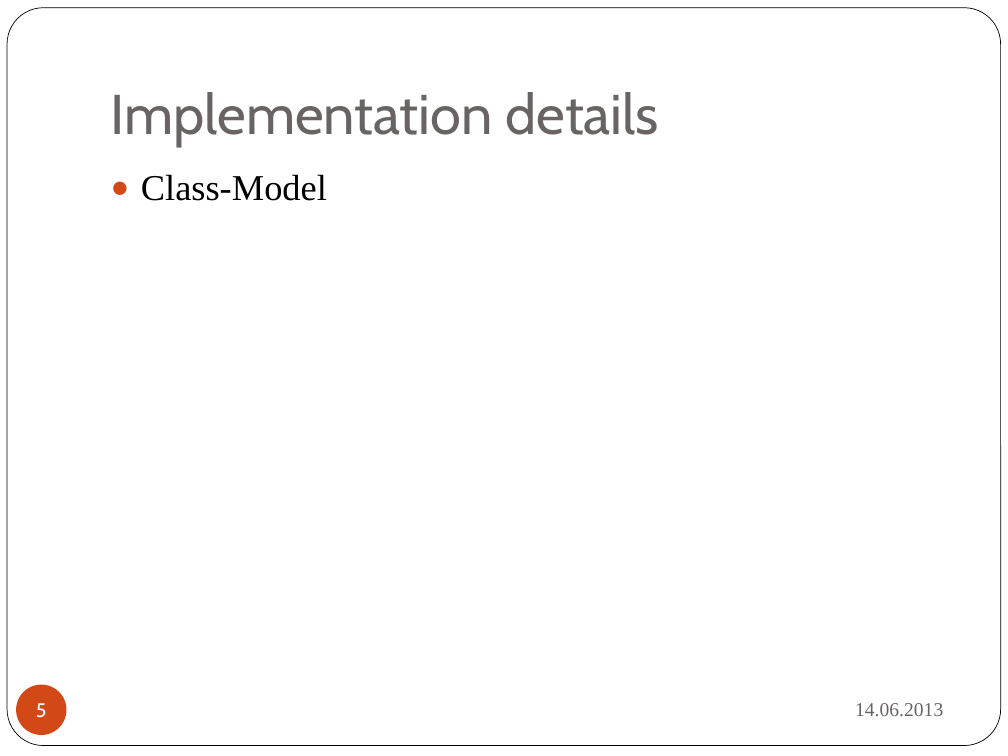
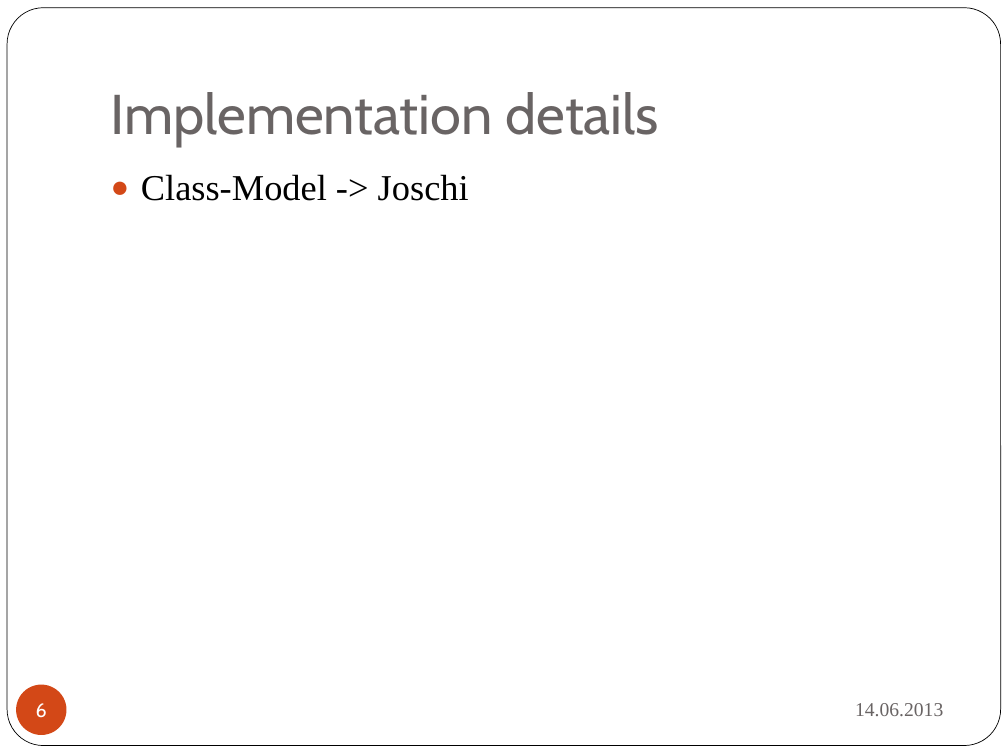
Before and after one commit to boebu/ch.bfh.bti7081.s2013.yellow, a slide deck: slide 6 of ch.bfh.bti7081.s2013.yellow/doc/cs1_task14/cs01_task14_final_presentation.pptx (slide 5 before the commit). Drawn at 1008x756 pixels with LibreOffice and Linux fonts; fonts in the diff are those of the drawing. Boxes give left, top, right and bottom in pixels: in the first picture for what was removed or moved away, otherwise in the second. Text is boxed around its words. In the diff, an @@ line names an element or a change of style, - is before the commit and + after.

```diff
--- a/ch.bfh.bti7081.s2013.yellow/doc/cs1_task14/cs01_task14_final_presentation.pptx
+++ b/ch.bfh.bti7081.s2013.yellow/doc/cs1_task14/cs01_task14_final_presentation.pptx
@@ text at <box>141,174,469,201</box>: text changed @@
-● Class-Model
+● Class-Model -> Joschi
@@ page number at <box>36,703,47,718</box>: text changed @@
-5
+6
```
Also in this commit, not shown: 5 other slides changed, 1 slide added.
